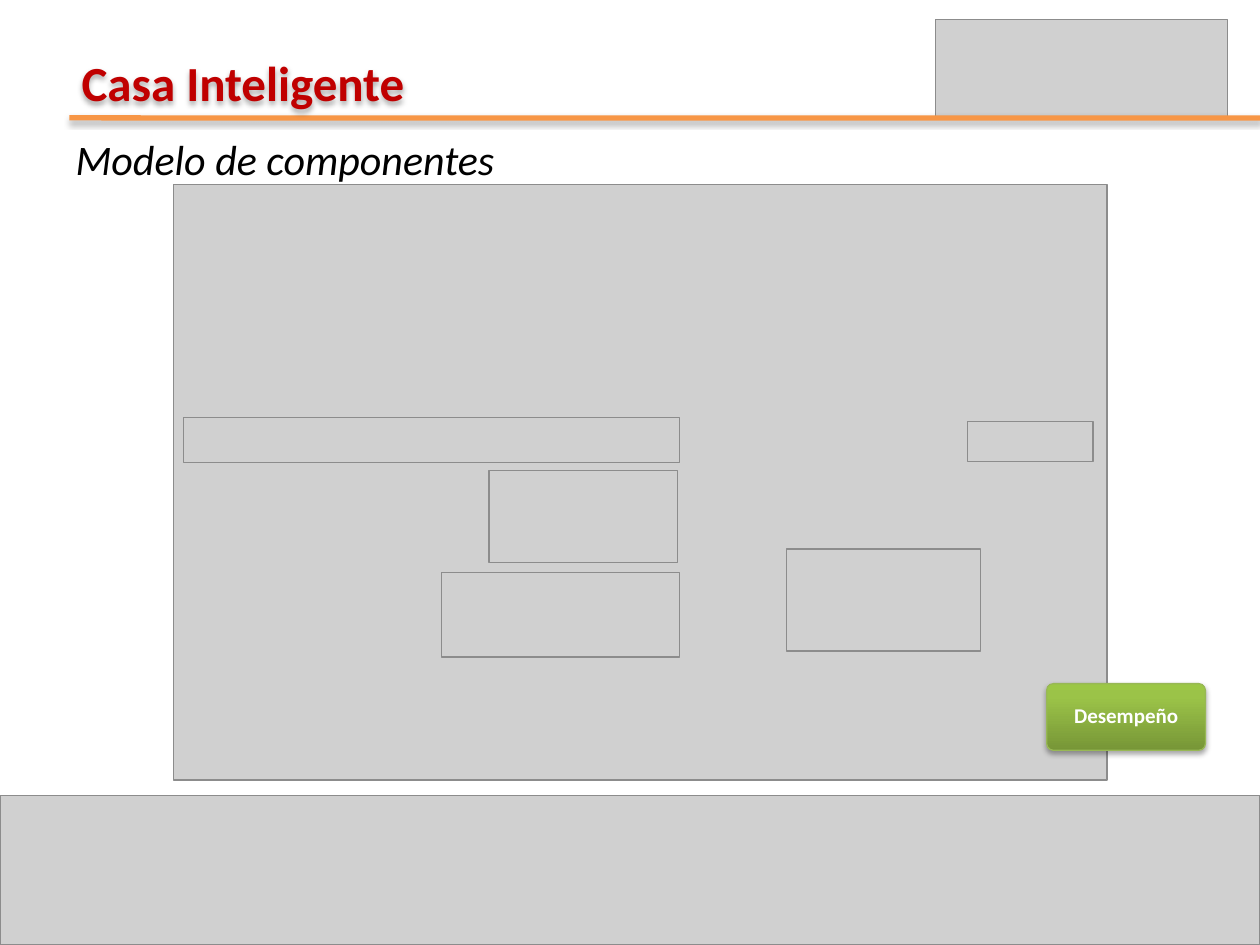
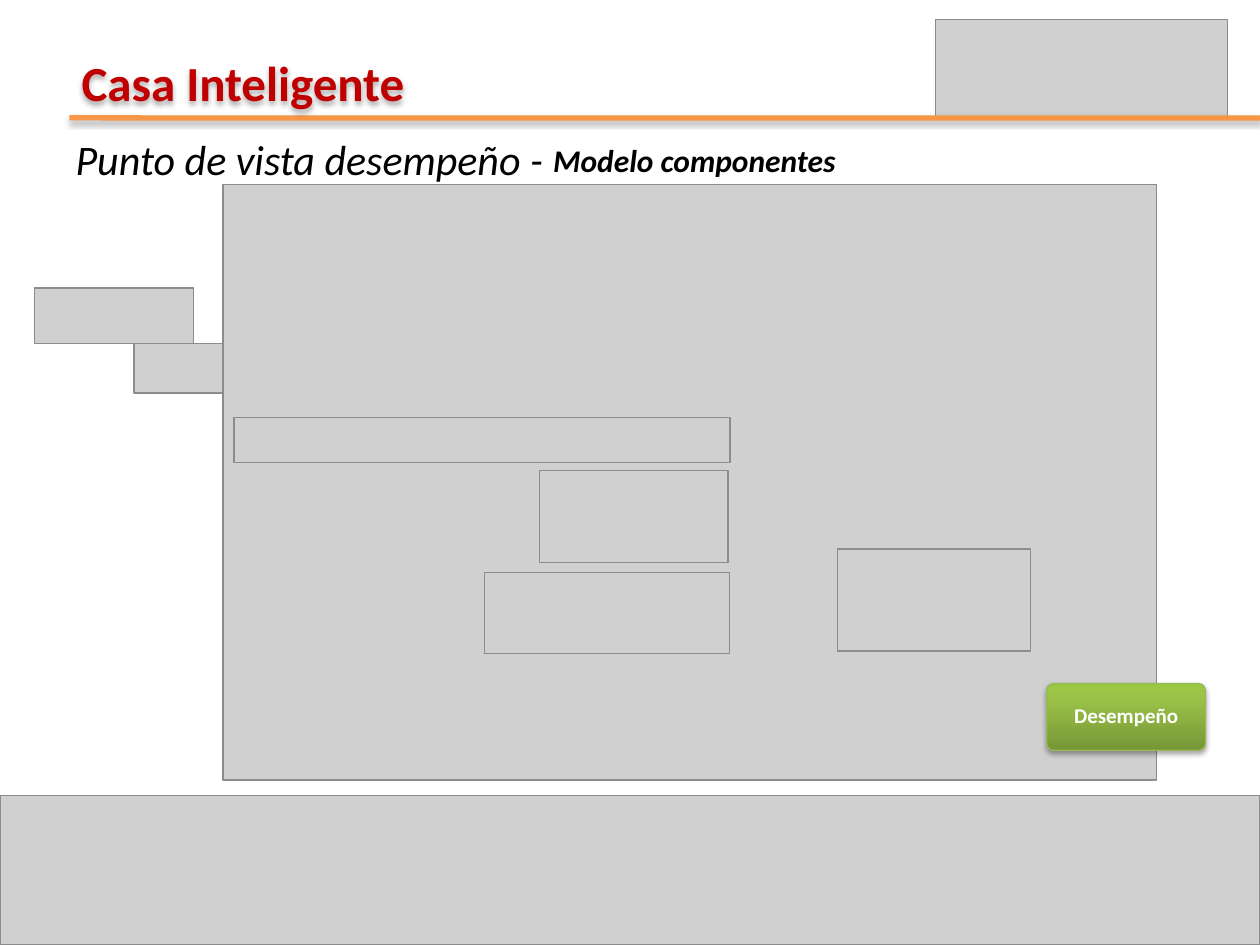
Before and after one commit to leseroth/ingenium-managment, a slide deck: slide 5 of CSOF5204 Arquitectura de Software/0609SegundaEntregaSAD.pptx. Drawn at 1260x945 pixels with LibreOffice and Linux fonts; fonts in the diff are those of the drawing; grey boxes stand for pictures. Boxes give left, top, right and bottom in pixels: in the first picture for what was removed or moved away, otherwise in the second. Text is boxed around its words. In the diff, an @@ line names an element or a change of style, - is before the commit and + after.

Commit message:
Presentación

```diff
--- a/CSOF5204 Arquitectura de Software/0609SegundaEntregaSAD.pptx
+++ b/CSOF5204 Arquitectura de Software/0609SegundaEntregaSAD.pptx
@@ text added at [76,145,521,185], 24 pt, text #000000, italic @@
+Punto de vista desempeño -
@@ text "Modelo componentes" at [553,150,836,177]: vertical alignment middle to top @@
@@ text at [553,150,836,177]: text changed; size 24 to 18 pt; bold on @@
-Modelo de componentes
+Modelo componentes
@@ picture added at [35,289,194,344] @@
@@ picture added at [134,344,223,393] @@
@@ 4 pictures: place and size @@
-4 pictures at [174,185,1108,780]
+4 pictures at [223,185,1157,780]
@@ picture removed at [968,422,1094,461] @@
@@ picture: place and size @@
-picture at [441,572,679,656]
+picture at [484,573,728,654]
```
Also in this commit, not shown: 6 other slides changed, 5 slides added, 4 slides removed.
